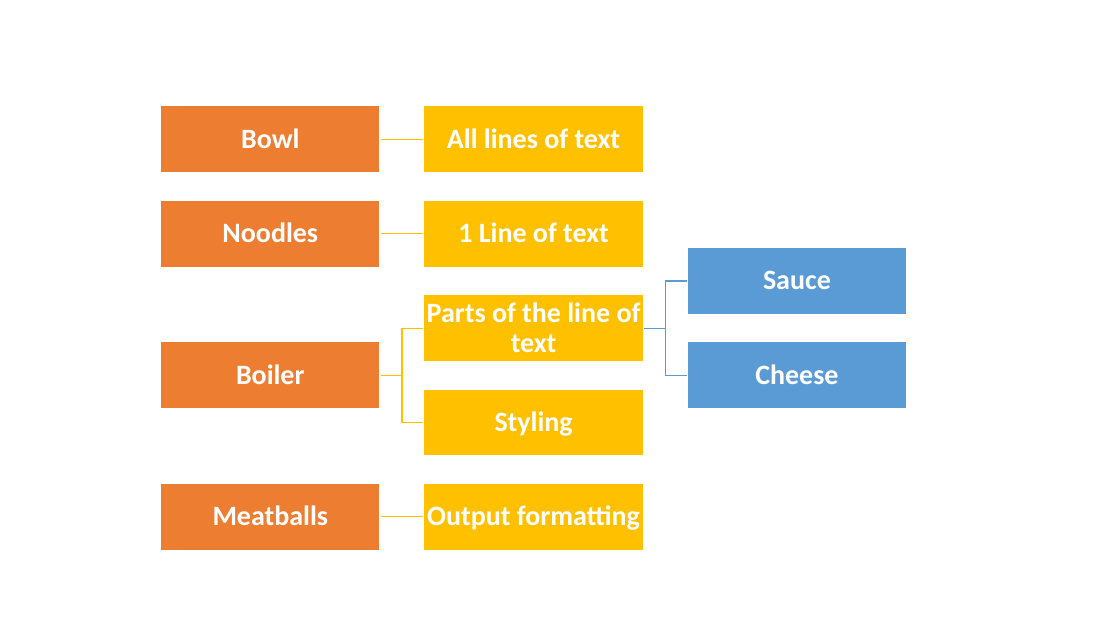
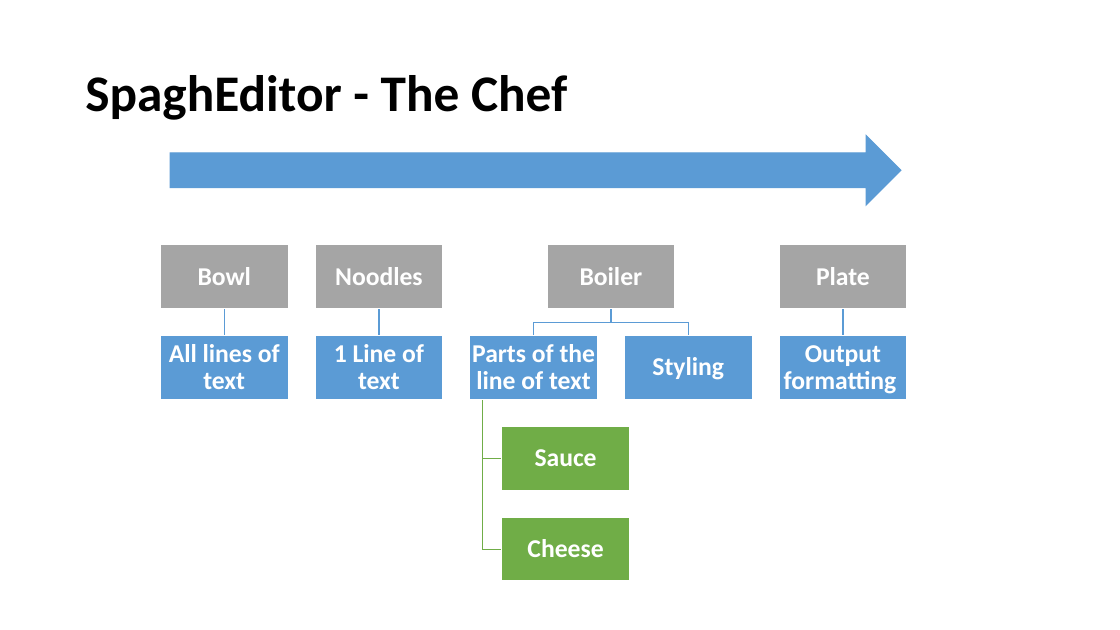
Before and after one commit to ctrachte/SpaghEditor, a slide deck: slide 1 of Process.pptx (slide 3 before the commit). Drawn at 1120x630 pixels with LibreOffice and Linux fonts; fonts in the diff are those of the drawing. Boxes give left, top, right and bottom in pixels: in the first picture for what was removed or moved away, otherwise in the second. Text is boxed around its words. In the diff, an @@ line names an element or a change of style, - is before the commit and + after.

```diff
--- a/Process.pptx
+++ b/Process.pptx
@@ title added at box(85, 75, 567, 120), 44 pt, text #000000, bold @@
+SpaghEditor - The Chef
@@ right arrow added at box(171, 135, 902, 204), fill #5B9BD5, outline #5B9BD5 1 pt @@
@@ text "Bowl": place and size @@
-text "Bowl" at box(241, 128, 299, 148)
+text "Bowl" at box(198, 267, 251, 285)
@@ text "Noodles": place and size @@
-text "Noodles" at box(222, 222, 318, 242)
+text "Noodles" at box(335, 267, 423, 285)
@@ text "Boiler": place and size @@
-text "Boiler" at box(236, 364, 304, 384)
+text "Boiler" at box(580, 267, 643, 285)
@@ rectangle: place and size @@
-rectangle at box(687, 248, 907, 315)
+rectangle at box(779, 245, 907, 308)
@@ rectangle at box(779, 245, 907, 308): fill #5B9BD5 to #A5A5A5 @@
@@ group added at box(160, 245, 870, 549): 5 freeform shapes, 5 rectangles, 1 text @@
+Plate
@@ freeform shape: place and size @@
-freeform shape at box(644, 329, 687, 376)
+freeform shape at box(534, 309, 611, 336)
@@ freeform shape: place and size @@
-freeform shape at box(644, 281, 687, 328)
+freeform shape at box(611, 309, 688, 336)
@@ text "All lines of text": place and size @@
-text "All lines of text" at box(447, 128, 621, 149)
+text "All lines of text" at box(169, 344, 280, 389)
@@ rectangle: place and size @@
-rectangle at box(160, 342, 380, 409)
+rectangle at box(160, 336, 288, 400)
@@ rectangle at box(160, 336, 288, 400): fill #ED7D31 to #5B9BD5 @@
@@ text "1 Line of text": place and size @@
-text "1 Line of text" at box(458, 222, 609, 243)
+text "1 Line of text" at box(334, 344, 424, 389)
@@ text "Parts of the line of ...": place and size @@
-text "Parts of the line of ..." at box(427, 302, 641, 353)
+text "Parts of the line of ..." at box(472, 344, 596, 389)
@@ rectangle: place and size @@
-rectangle at box(424, 295, 644, 362)
+rectangle at box(470, 336, 597, 400)
@@ rectangle at box(470, 336, 597, 400): fill #FFC000 to #5B9BD5 @@
@@ text "Styling": place and size @@
-text "Styling" at box(495, 411, 573, 436)
+text "Styling" at box(652, 357, 724, 380)
@@ size 24 to 22 pt in 10 elements at box(472, 344, 596, 389), box(335, 267, 423, 285), box(652, 357, 724, 380), box(198, 267, 251, 285), box(169, 344, 280, 389), box(334, 344, 424, 389), box(580, 267, 643, 285), box(535, 449, 597, 466), box(527, 539, 603, 557), box(784, 345, 897, 394) @@
@@ text "Output formatting": place and size @@
-text "Output formatting" at box(427, 505, 640, 530)
+text "Output formatting" at box(784, 345, 897, 394)
@@ rectangle: place and size @@
-rectangle at box(687, 342, 907, 409)
+rectangle at box(779, 336, 907, 400)
@@ text "Sauce": place and size @@
-text "Sauce" at box(763, 270, 831, 289)
+text "Sauce" at box(535, 449, 597, 466)
@@ rectangle at box(502, 427, 629, 491): fill #FFC000 to #70AD47 @@
@@ rectangle: place and size @@
-rectangle at box(424, 389, 644, 456)
+rectangle at box(502, 427, 629, 491)
@@ group removed at box(160, 106, 644, 550): 5 freeform shapes, 5 rectangles, 1 text @@
-Meatballs
@@ text "Cheese": place and size @@
-text "Cheese" at box(755, 364, 838, 384)
+text "Cheese" at box(527, 539, 603, 557)
@@ rectangle: place and size @@
-rectangle at box(424, 483, 644, 550)
+rectangle at box(502, 518, 629, 581)
@@ rectangle at box(502, 518, 629, 581): fill #FFC000 to #70AD47 @@
```
Also in this commit, not shown: 1 slide added, 4 slides removed.
